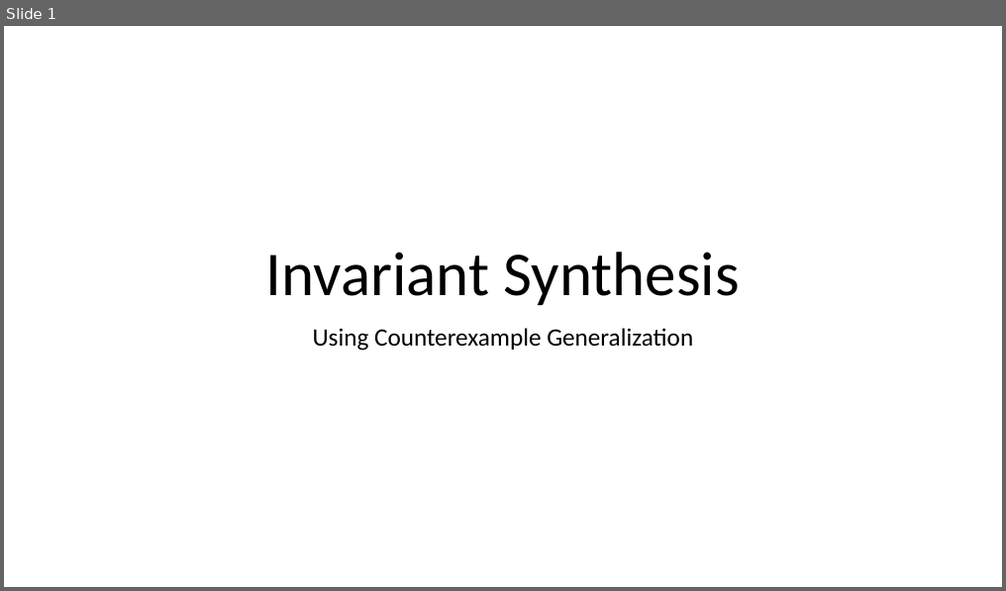
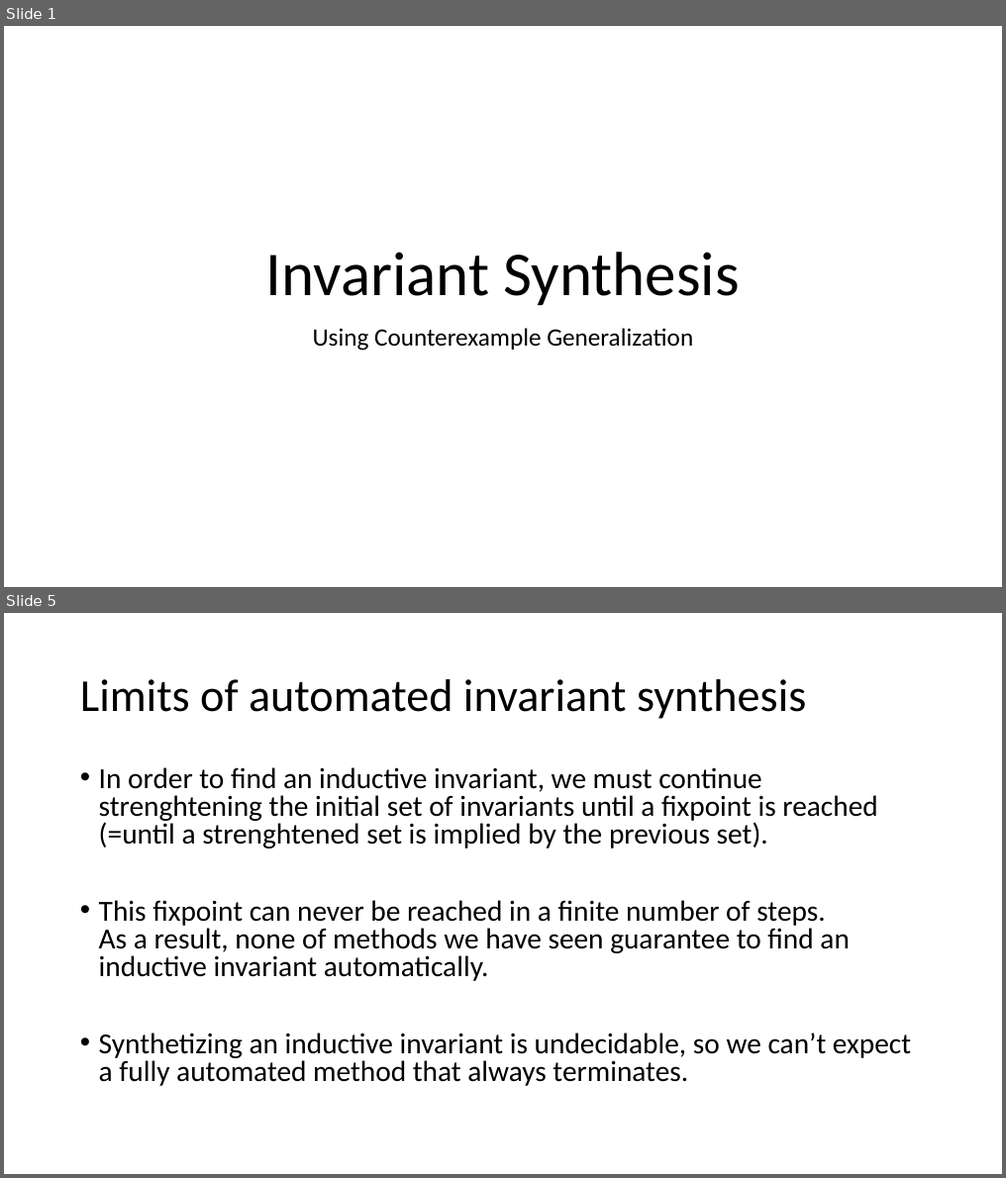
Before and after one commit to tjhance/ivy-research, a slide deck: invariant_synthesis/Invariant Synthesis.pptx. Shown one above the other, each under a label of ours: slide 1 before the commit, slides 1 and 5 after it; the slides between them are not shown. The pictures are 1006x591 and 1006x1178 pixels, drawn with LibreOffice and Linux fonts; fonts in the diff are those of the drawing. Boxes give left, top, right and bottom in pixels: in the first picture for what was removed or moved away, otherwise in the second. Text is boxed around its words. In the diff, an @@ line names an element or a change of style, - is before the commit and + after.

```diff
--- a/invariant_synthesis/Invariant Synthesis.pptx
+++ b/invariant_synthesis/Invariant Synthesis.pptx
@@ slide 5 added at [4,613,1002,1174], background #FFFFFF @@
@@ title added at [80,679,806,719], 44 pt, text #000000 @@
+Limits of automated invariant synthesis
@@ text added at [99,767,911,1086], 28 pt, text #000000 @@
+• In order to find an inductive invariant, we must continue strenghtening the initial set of invariants until a fixpoint is reached (=until a strenghtened set is implied by the previous set).
+• This fixpoint can never be reached in a finite number of steps.
+  As a result, none of methods we have seen guarantee to find an inductive invariant automatically.
+• Synthetizing an inductive invariant is undecidable, so we can’t expect a fully automated method that always terminates.
```
Also in this commit, not shown: 1 slide changed, 2 other slides added, 2 slides removed.
